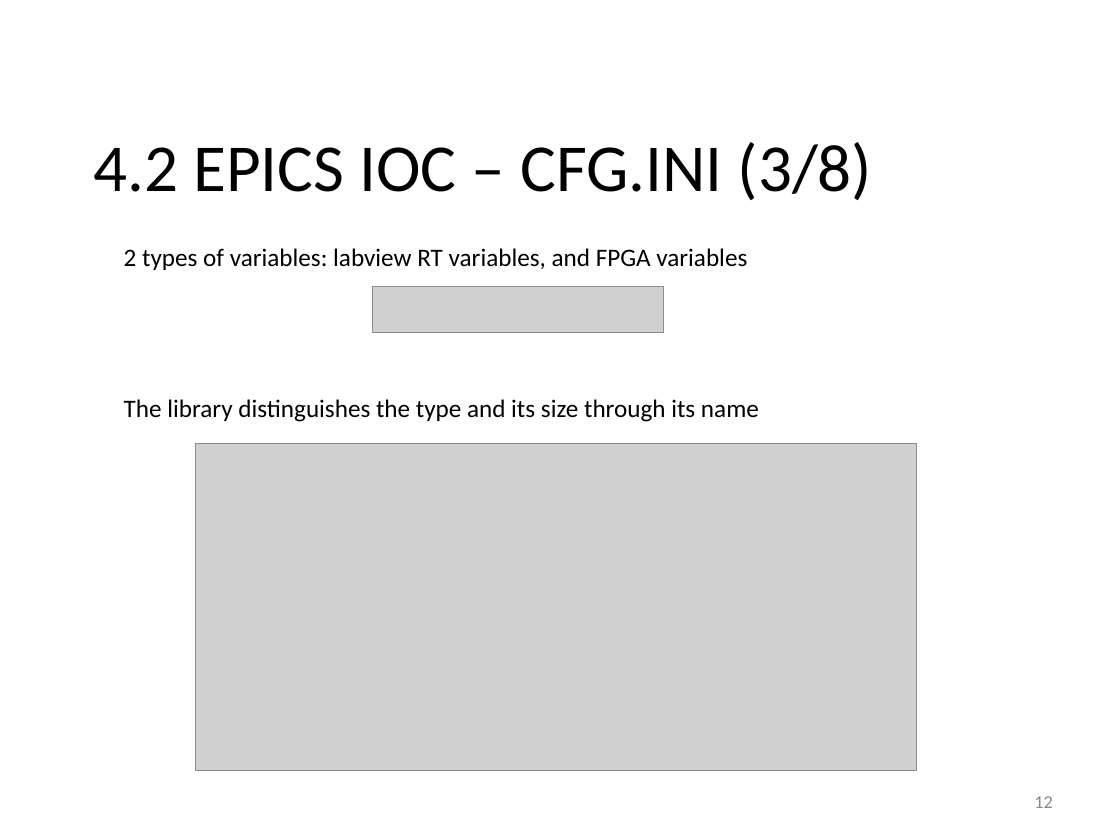
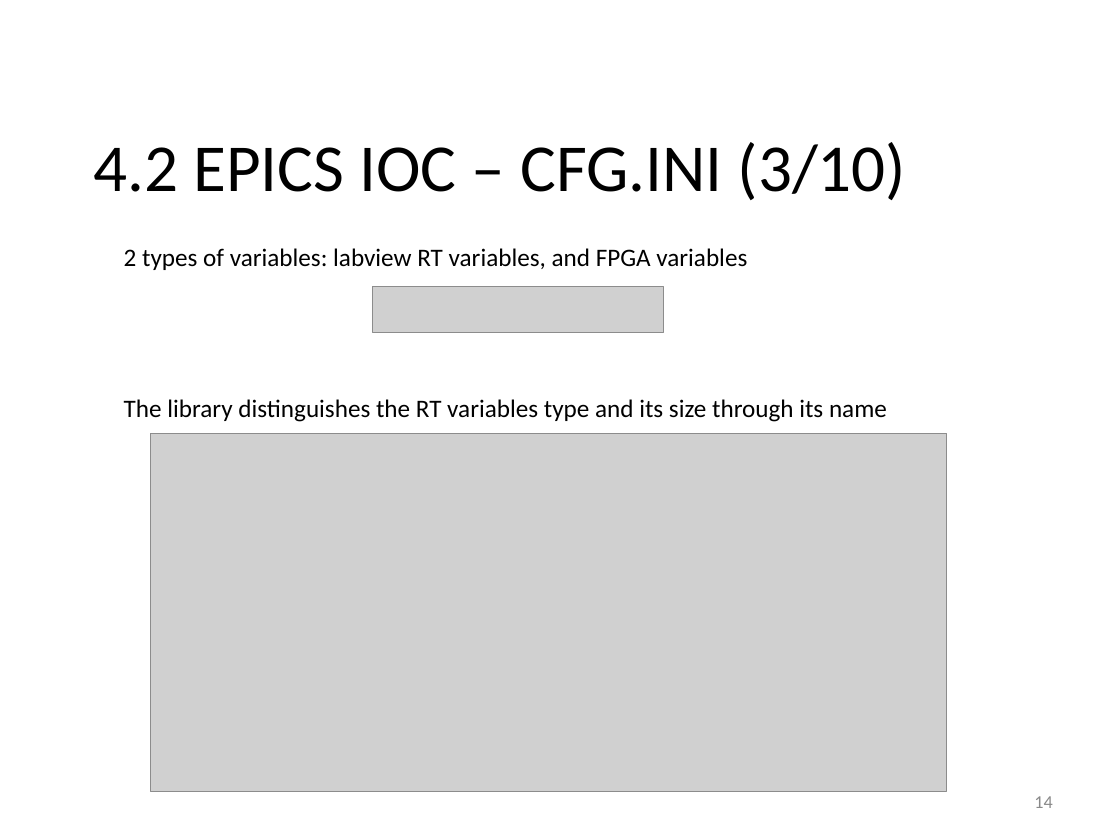
Before and after one commit to lnls-sol/project-nheengatu, a slide deck: slide 14 of docs/CRIO-EPICs-integration.odp (slide 12 before the commit). Drawn at 1120x840 pixels with LibreOffice and Linux fonts; fonts in the diff are those of the drawing; grey boxes stand for pictures; background and template pictures are left out. Boxes give left, top, right and bottom in pixels: in the first picture for what was removed or moved away, otherwise in the second. Text is boxed around its words. In the diff, an @@ line names an element or a change of style, - is before the commit and + after.

```diff
--- a/docs/CRIO-EPICs-integration.odp
+++ b/docs/CRIO-EPICs-integration.odp
@@ text at (93,142,907,200): text changed @@
-4.2 EPICS IOC – CFG.INI (3/8)
+4.2 EPICS IOC – CFG.INI (3/10)
@@ text at (124,399,887,422): text changed @@
-● The library distinguishes the type and its size through its name
+● The library distinguishes the RT variables type and its size through its name
@@ picture: place and size @@
-picture at (195,443,917,771)
+picture at (151,433,947,792)
@@ page number at (1034,796,1052,808): text changed @@
-12
+14
```
Also in this commit, not shown: 15 other slides changed, 8 slides added, 4 slides removed, 2 other files.
